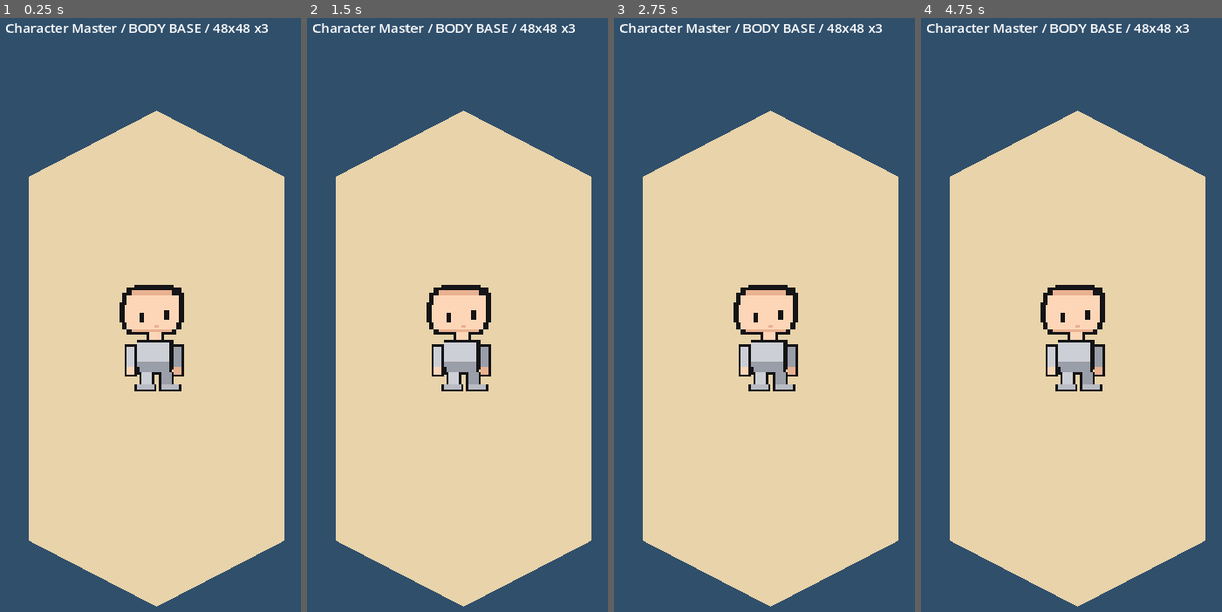
Above: before the commit, frames 1-4 (left to right).
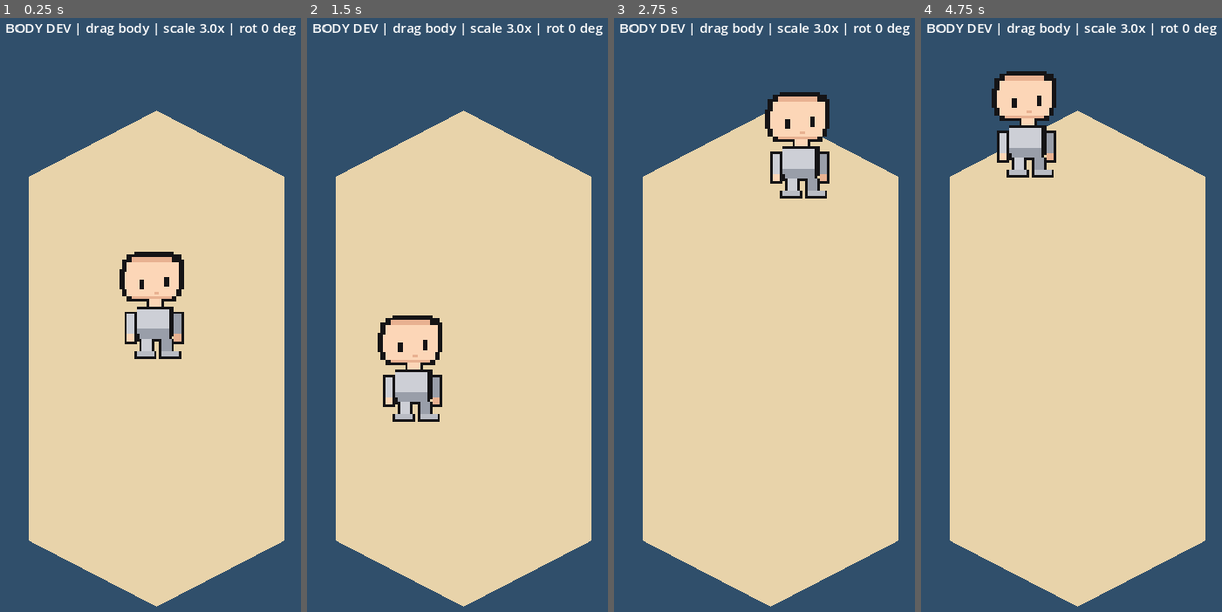
Above: after the commit, the same moments.

Repository: mth310-sys/Chappy5
Game: Godot game, scene res://main.tscn
The game is run twice, just before and just after one commit, with the same random seed, the same clock (stepped at 60 frames per second) and the same inputs.
Inputs (mouse positions are in pixels of both pictures, inside the frame that each line leads up to):
- Up to frame 1 (0.25 s): no input
- Up to frame 2 (1.5 s): tap Enter at 0.5 s; move the mouse to (532, 315) at 0.52 s; click (532, 315) at 0.67 s; tap Space at 1.25 s; drag from (397, 386) to (448, 493) at 1.27 s
- Up to frame 3 (2.75 s): tap Enter at 2 s; move the mouse to (803, 196) at 2.02 s; click (803, 196) at 2.17 s
- Up to frame 4 (4.75 s): tap Space at 2.75, 4.25 s; drag from (1062, 493) to (981, 249) at 2.77 s; tap Enter at 3.5 s; move the mouse to (1173, 457) at 3.52 s; click (1173, 457) at 3.67 s; drag from (981, 249) to (1029, 178) at 4.27 s

The runs differ from the first frame. In frame 1, 4.3% of the frame differs, in the area x 2-99%, y 0-63%; in frame 2, 5.0%; in frame 3, 5.8%; in frame 4, 6.2%.

Commit message:
feat: add iPhone body developer controls

Diff:
--- a/godot/slot-pachiro/main.gd
+++ b/godot/slot-pachiro/main.gd
@@ -3,9 +3,55 @@
 @onready var student: Node2D = $Student
 @onready var status: Label = $UI/Status
 
+var body_scale := 3.0
+var body_rotation := 0.0
+var dragging := false
+
 func _ready() -> void:
-	# Character-first inspection mode: neutral body only.
-	status.text = "Character Master / BODY BASE / 48x48 x3"
-	student.position = Vector2(195.0, 470.0)
-	student.scale = Vector2(3.0, 3.0)
-	student.set_motion(Vector2.ZERO)
+	student.position = Vector2(195.0, 430.0)
+	_apply_body_transform()
+	_update_status()
+
+func _input(event: InputEvent) -> void:
+	if event is InputEventScreenTouch:
+		if event.pressed:
+			if event.position.y >= 720.0:
+				_handle_control_tap(event.position)
+			else:
+				dragging = true
+				student.position = event.position
+		else:
+			dragging = false
+	elif event is InputEventScreenDrag and dragging:
+		student.position = event.position
+	elif event is InputEventMouseButton and event.button_index == MOUSE_BUTTON_LEFT:
+		if event.pressed:
+			if event.position.y >= 720.0:
+				_handle_control_tap(event.position)
+			else:
+				dragging = true
+				student.position = event.position
+		else:
+			dragging = false
+	elif event is InputEventMouseMotion and dragging:
+		student.position = event.position
+
+func _handle_control_tap(pos: Vector2) -> void:
+	# Bottom control strip: SIZE-, SIZE+, ROTATE, CENTER.
+	if pos.x < 97.5:
+		body_scale = max(1.0, body_scale - 0.5)
+	elif pos.x < 195.0:
+		body_scale = min(6.0, body_scale + 0.5)
+	elif pos.x < 292.5:
+		body_rotation = fmod(body_rotation + 45.0, 360.0)
+	else:
+		student.position = Vector2(195.0, 430.0)
+	_apply_body_transform()
+	_update_status()
+
+func _apply_body_transform() -> void:
+	student.scale = Vector2(body_scale, body_scale)
+	student.rotation_degrees = body_rotation
+
+func _update_status() -> void:
+	status.text = "BODY DEV | drag body | scale %.1fx | rot %.0f deg" % [body_scale, body_rotation]
